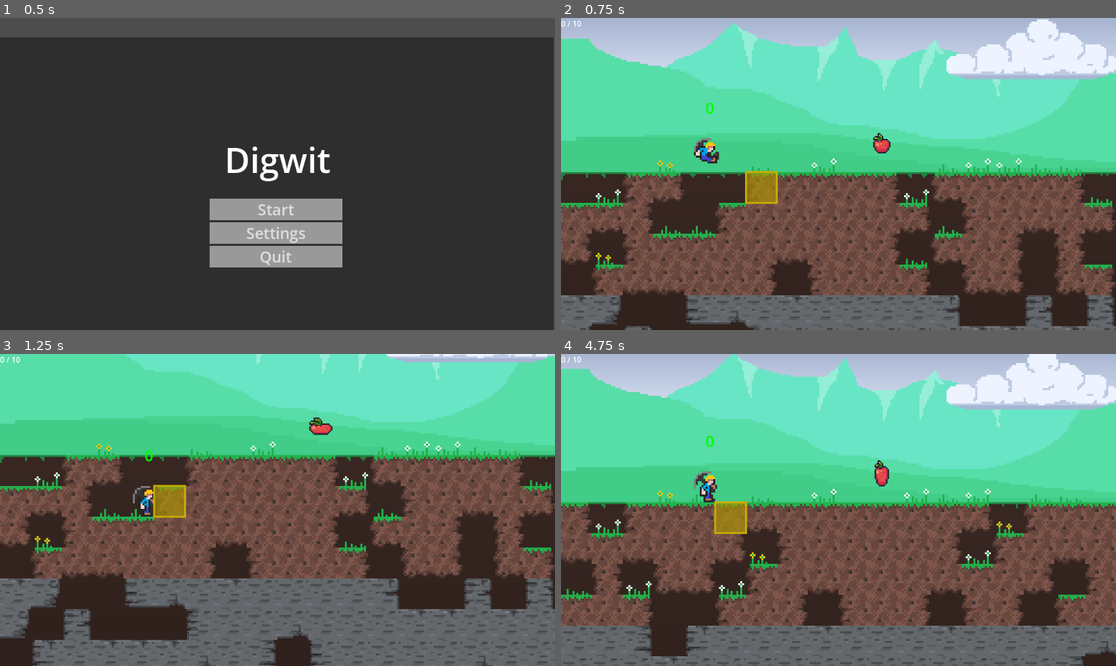
Above: before the commit, frames 1-4 (two rows, left to right).
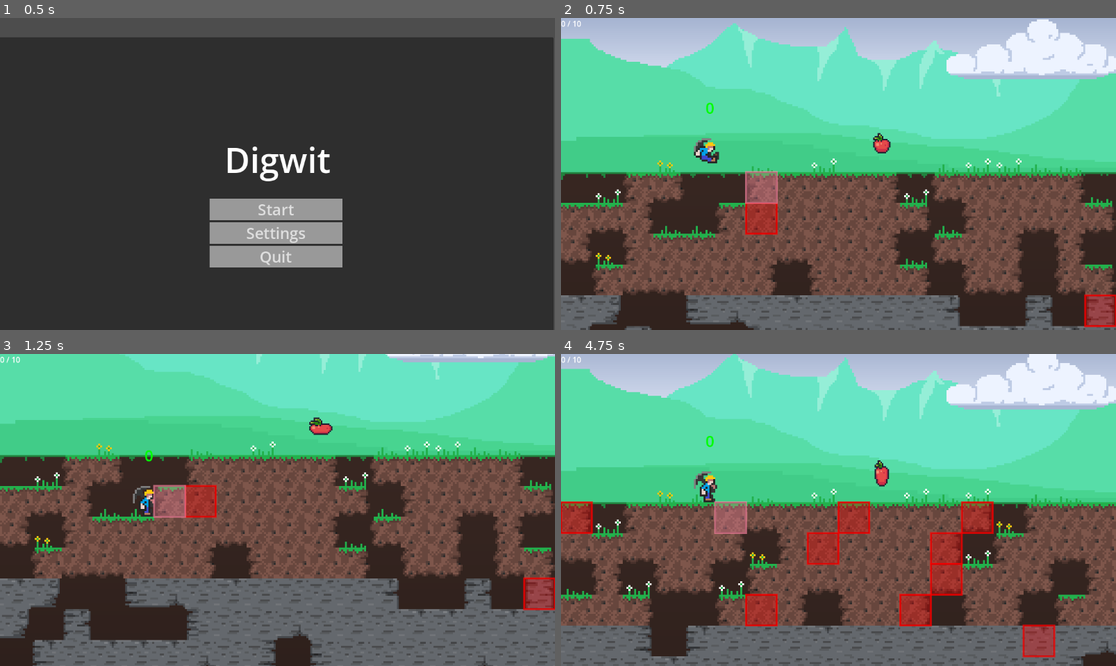
Above: after the commit, the same moments.

Repository: d-v-b/ld58
Game: Godot game, scene res://scenes/main_menu.tscn
Two runs of this game, one before a commit and one after it. Both use one fixed random seed, a clock stepped at 60 frames per second and the inputs below.
Inputs (mouse positions are in pixels of both pictures, inside the frame that each line leads up to):
- Up to frame 1 (0.5 s): no input
- Up to frame 2 (0.75 s): click "Start" at 0.5 s
- Up to frame 3 (1.25 s): no input
- Up to frame 4 (4.75 s): move the mouse to (577, 363) at 1.27 s; hold D (move_right) 1.28-2 s; tap X (action_die) at 1.35, 3.6 s; tap Space (action_jump) at 1.52, 3.02 s; click "Play again" at 2 s; move the mouse to (727, 525) at 2.77 s; hold D (move_right) 2.78-3.53 s; tap F (action_mine) at 2.85 s; move the mouse to (894, 441) at 3.52 s; hold A (move_left) 3.53-4.25 s; click "Play again" at 4.25 s

Frame 1 is identical in both runs. In frame 2, 1.8% of the frame differs, in the area x 33-100%, y 48-100%; in frame 3, 1.8%; in frame 4, 6.2%, in the area x 0-90%, y 47-98%.

Commit message:
Add custom highlighter for bombs
HIGHLIGHT BOMBS

Diff:
--- a/Collector/scenes/mining_block.tscn
+++ /dev/null
@@ -1,25 +0,0 @@
-[gd_scene load_steps=2 format=3 uid="uid://blqt40wno0317"]
-
-[ext_resource type="Script" uid="uid://dtq5gci0j3xnb" path="res://scripts/mining_block.gd" id="1_hy1y5"]
-
-[node name="MiningBlock" type="RigidBody2D"]
-input_pickable = true
-gravity_scale = 0.0
-contact_monitor = true
-max_contacts_reported = 20
-script = ExtResource("1_hy1y5")
-
-[node name="Polygon2D" type="Polygon2D" parent="."]
-color = Color(0.36078432, 0.23921569, 1, 1)
-polygon = PackedVector2Array(-32, 32, 32, 32, 32, -32, -32, -32)
-
-[node name="Overlay" type="Line2D" parent="."]
-visible = false
-points = PackedVector2Array(32, 32, -32, 32, -32, -32, 32, -32)
-closed = true
-width = 4.0
-default_color = Color(0.41960785, 0.8901961, 0.63529414, 1)
-
-[connection signal="destroy" from="." to="." method="_on_destroy"]
-[connection signal="input_event" from="." to="." method="_on_input_event"]
-[connection signal="mine" from="." to="." method="_on_mine"]
--- a/Collector/scenes/mining_block_selector.tscn
+++ b/Collector/scenes/mining_block_selector.tscn
@@ -4,6 +4,7 @@
 
 [node name="MiningBlockSelector" type="Node2D"]
 script = ExtResource("1_m8c80")
+overlay_color = Color(0.8111119, 0.43165767, 0.519427, 1)
 
 [node name="Overlay" type="CanvasGroup" parent="."]
 physics_interpolation_mode = 2
@@ -11,13 +12,13 @@
 visible = false
 
 [node name="Fill" type="Polygon2D" parent="Overlay"]
-color = Color(0.7882353, 0.6745098, 0.019607844, 0.57254905)
+color = Color(0.7977378, 0.6651851, 0, 0.4)
 polygon = PackedVector2Array(32, 32, 32, -32, -32, -32, -32, 32)
 
 [node name="Border" type="Line2D" parent="Overlay"]
 points = PackedVector2Array(32, -32, 32, 32, -32, 32, -32, -32)
 closed = true
 width = 4.0
-default_color = Color(0.7882353, 0.6745098, 0.019607844, 1)
+default_color = Color(0.79607844, 0.6666667, 0, 0.8)
 
 [connection signal="change_current" from="." to="." method="_on_change_current"]
--- a/Collector/scripts/mining_block_selector.gd
+++ b/Collector/scripts/mining_block_selector.gd
@@ -3,6 +3,10 @@
 class_name MiningBlockSelector
 
 signal change_current
+
+@export var overlay_color: Color
+@export var overlay_fill_alpha: float = 0.4
+@export var overlay_border_alpha: float = 0.8
 
 var current: MiningBlock:
 	get:
@@ -24,3 +28,7 @@
 		$Overlay.visible = true
 	else:
 		$Overlay.visible = false
+
+func _ready() -> void:
+	$Overlay/Fill.color = Color(overlay_color, overlay_fill_alpha)
+	$Overlay/Border.default_color = Color(overlay_color, overlay_border_alpha)
--- a/Collector/scripts/world_cell.gd
+++ b/Collector/scripts/world_cell.gd
@@ -12,6 +12,8 @@
 var world : World2D
 var tile_map : TileMapLayer
 
+var tile_highlight = load("res://scenes/mining_block_selector.tscn")
+
 func _init(_world : World2D, _tile_map):
 	tile_map = _tile_map
 	world = _world
@@ -21,6 +23,10 @@
 
 	if is_bomb:
 		mining_block = MiningBlockFactory.create(MiningBlock.MiningBlockType.BOMB, world, world_position, position)
+		var mining_block_selector = tile_highlight.instantiate()
+		mining_block_selector.overlay_color = Color(1, 0, 0)
+		mining_block_selector.current = mining_block
+		tile_map.add_child(mining_block_selector)
 	else:
 		mining_block = MiningBlockFactory.create(MiningBlock.MiningBlockType.STANDARD, world, world_position, position)
 
